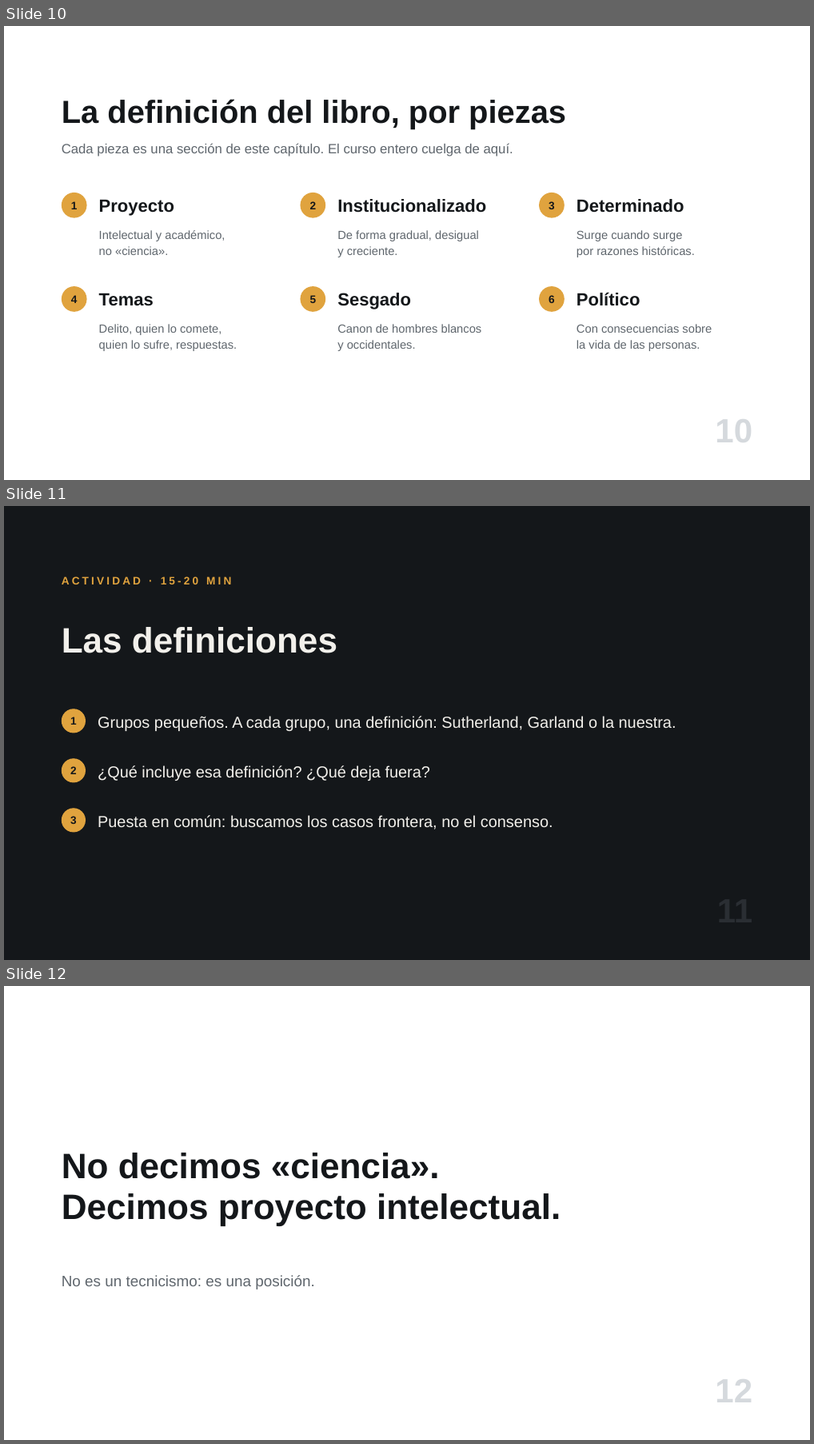
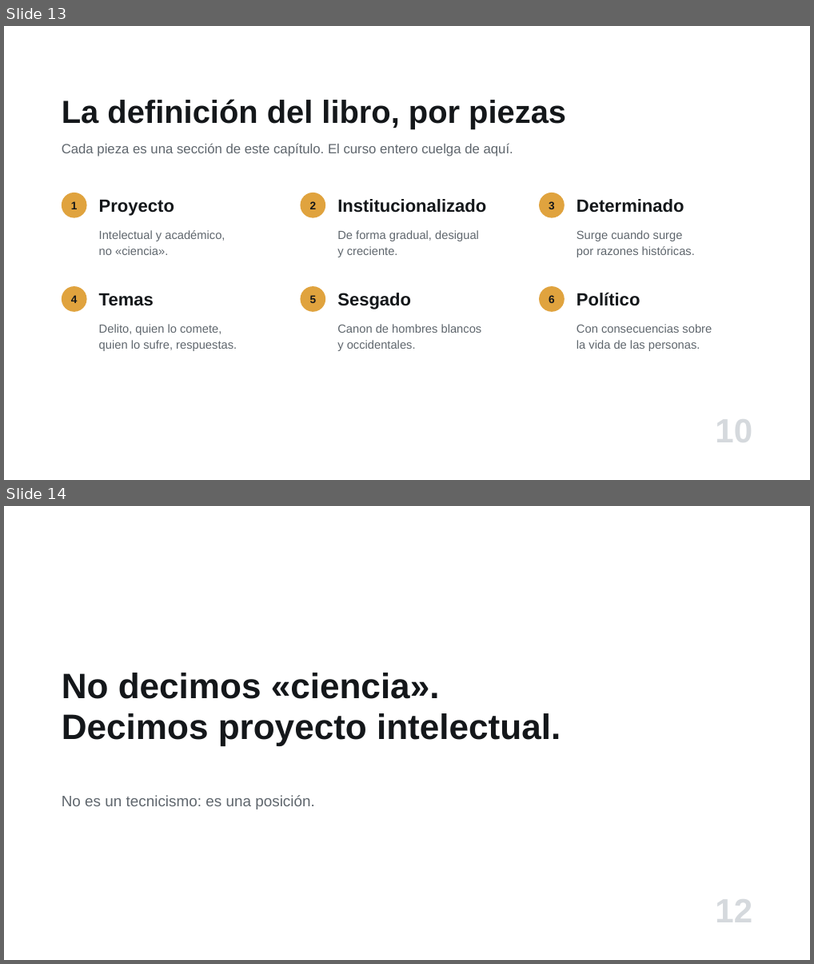
Before and after one commit to jjmedinaariza/intro_crimi, a slide deck: presentaciones/Cap01_Que-es-la-criminologia.pptx. Shown one above the other, each under a label of ours: slides 10, 11 and 12 before the commit, slides 13 and 14 after it. The pictures are 814x1444 and 814x964 pixels, drawn with LibreOffice and Linux fonts; fonts in the diff are those of the drawing. Boxes give left, top, right and bottom in pixels: in the first picture for what was removed or moved away, otherwise in the second. Text is boxed around its words. In the diff, an @@ line names an element or a change of style, - is before the commit and + after.

```diff
--- a/presentaciones/Cap01_Que-es-la-criminologia.pptx
+++ b/presentaciones/Cap01_Que-es-la-criminologia.pptx
@@ slide 11 removed at bbox=[4, 506, 810, 960], background #14171A @@
@@ text removed at bbox=[62, 576, 231, 584] @@
-ACTIVIDAD · 15-20 MIN
@@ text removed at bbox=[62, 627, 338, 653] @@
-Las definiciones
@@ ellipse removed at bbox=[62, 708, 86, 733] @@
@@ text removed at bbox=[70, 716, 77, 724] @@
-1
@@ text removed at bbox=[98, 716, 677, 731] @@
-Grupos pequeños. A cada grupo, una definición: Sutherland, Garland o la nuestra.
@@ ellipse removed at bbox=[62, 758, 86, 783] @@
@@ text removed at bbox=[70, 766, 77, 774] @@
-2
@@ text removed at bbox=[98, 765, 430, 780] @@
-¿Qué incluye esa definición? ¿Qué deja fuera?
@@ ellipse removed at bbox=[62, 808, 86, 832] @@
@@ text removed at bbox=[70, 816, 77, 824] @@
-3
@@ text removed at bbox=[98, 815, 554, 829] @@
-Puesta en común: buscamos los casos frontera, no el consenso.
@@ what was slide 10 is now slide 13 @@
@@ what was slide 12 is now slide 14 @@
```
Also in this commit, not shown: 3 slides added, 1 other slide removed, 7 other files.
